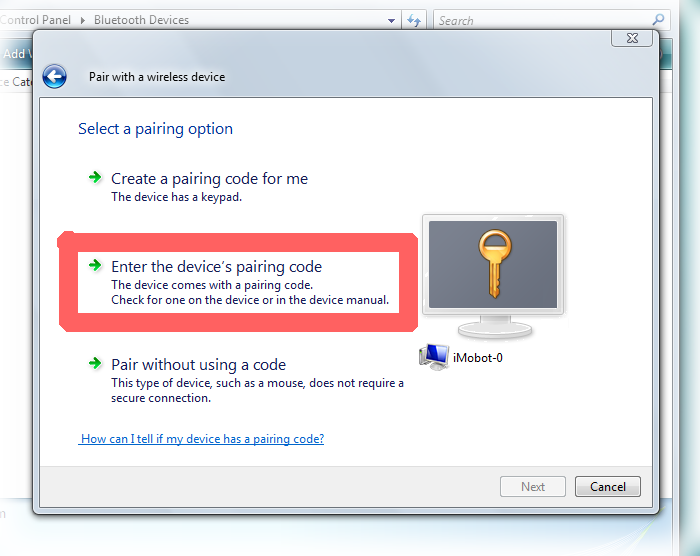
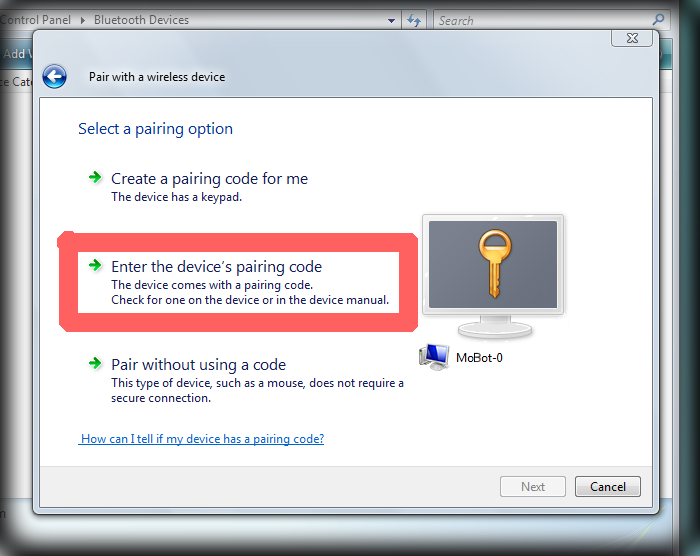
The second 700 × 556 image is a revision of the first. Changes to its layers:
painted on "Background", unmasked it over [0,0,700,556]
showed "New Layer copy" over [0,0,700,556]
